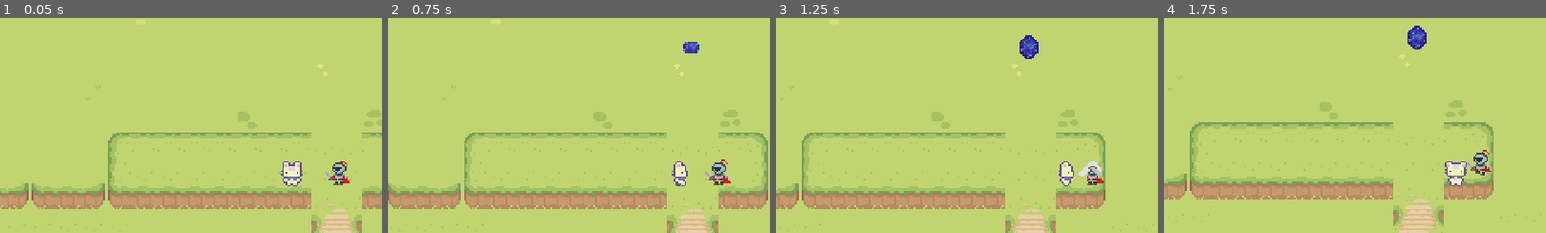
Above: before the commit, frames 1-4 (left to right).
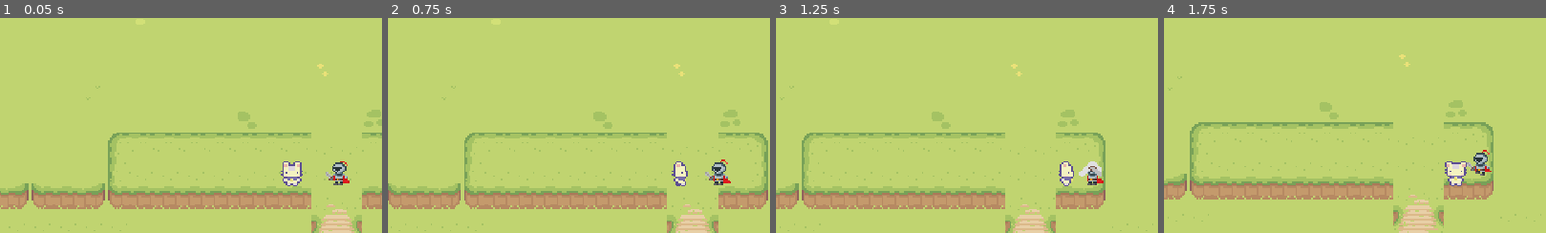
Above: after the commit, the same moments.

Repository: rockgem/GamesFleadh24
Game: Godot game, scene res://Level/game_level.tscn
Two runs of this game, one before a commit and one after it. Both use one fixed random seed, a clock stepped at 60 frames per second and the inputs below.
Inputs (mouse positions are % of the whole screen's width and height, from its top left):
- Up to frame 1 (0.05 s): no input
- Up to frame 2 (0.75 s): tap Enter at 0.5 s; move the mouse to (72, 45) at 0.52 s; press the mouse at (72, 45) at 0.53 s; hold D (right) from 0.53 s (still down)
- Up to frame 3 (1.25 s): keep holding D (right)
- Up to frame 4 (1.75 s): move the mouse to (30, 55) at 1.27 s; release D (right) at 1.28 s; release the mouse at (30, 55) at 1.28 s; hold S (down) from 1.28 s (still down); tap Space (space) at 1.35 s
The pictures show only the part of the screen within x 12-62%, y 14-64%; the shares and areas given below are measured in that part.

Frame 1 is identical in both runs. In frame 2, 0.2% of the frame differs, in the area x 77-82%, y 11-17%; in frame 3, 0.4%, in the area x 63-69%, y 8-20%; in frame 4, 0.4%.

Commit message:
Bug fixes?

Diff:
--- a/Level/game_level.tscn
+++ b/Level/game_level.tscn
@@ -875,8 +875,10 @@
 remote_path = NodePath("../../Camera2D")
 
 [node name="TileMap" type="TileMap" parent="."]
+z_index = -5
 position = Vector2(36, 44)
 tile_set = SubResource("TileSet_6iov2")
+collision_visibility_mode = 1
 format = 2
 layer_0/name = "BaseGround"
 layer_0/z_index = -5
@@ -886,7 +888,6 @@
 layer_1/tile_data = PackedInt32Array(-196580, 589824, 3, -131044, 589824, 3, -131045, 393216, 2, -262117, 393216, 2, -3 …(1822 unchanged characters)…
 layer_2/name = "HighGroundWalls"
 layer_2/tile_data = PackedInt32Array()
-metadata/_edit_lock_ = true
 
 [node name="Camera2D" type="Camera2D" parent="."]
 position = Vector2(231, 134)
@@ -904,3 +905,4 @@
 
 [node name="Skeleton" parent="." instance=ExtResource("11_y0rle")]
 position = Vector2(369, 103)
+collision_layer = 3
--- a/Portal.gd
+++ b/Portal.gd
@@ -17,7 +17,6 @@
 func _process(delta):
 		state_machine.travel("Idle")
 		if complete == true:
-			state_machine.travel("Arriving")
 			if entered == true:
 				if Input.is_action_just_pressed("use"):
 					print("I READ THE FUCKING INPUT DIPSHIT")
@@ -25,7 +24,5 @@
 
 func condition_met():
 	var complete = true
-	if complete == true:
-		print("Oh the condition thing works")
-		state_machine.travel("Arriving")
-		#animation_tree.set("parameters/Arriving/blend_position", complete)
+	print("Oh the condition thing works")
+	state_machine.travel("Arriving")
